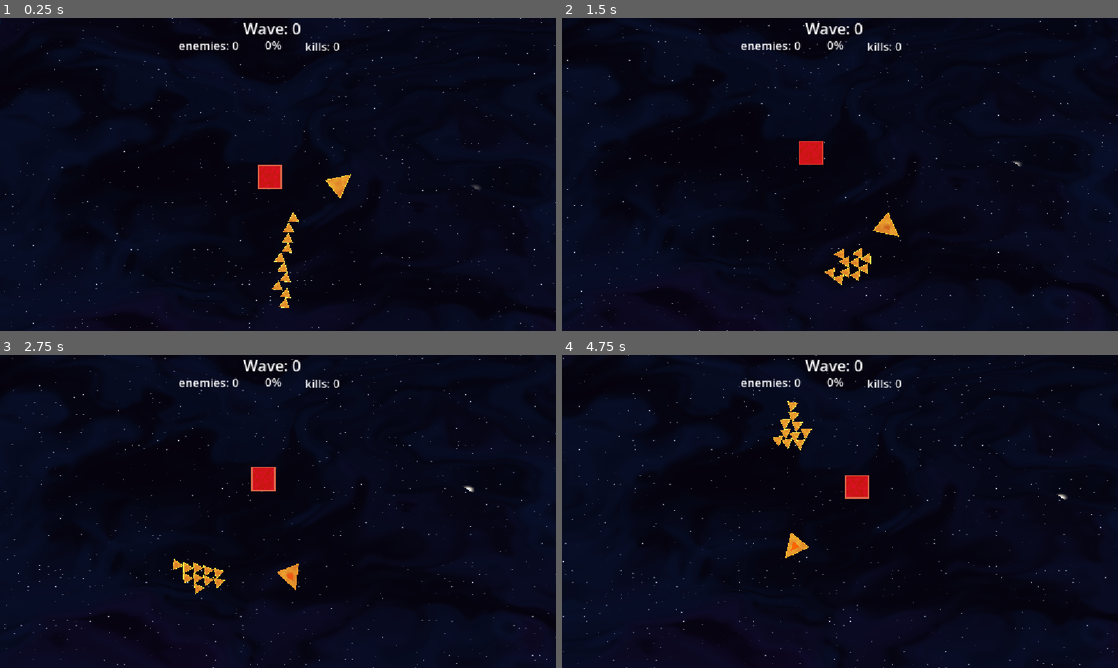
Above: before the commit, frames 1-4 (two rows, left to right).
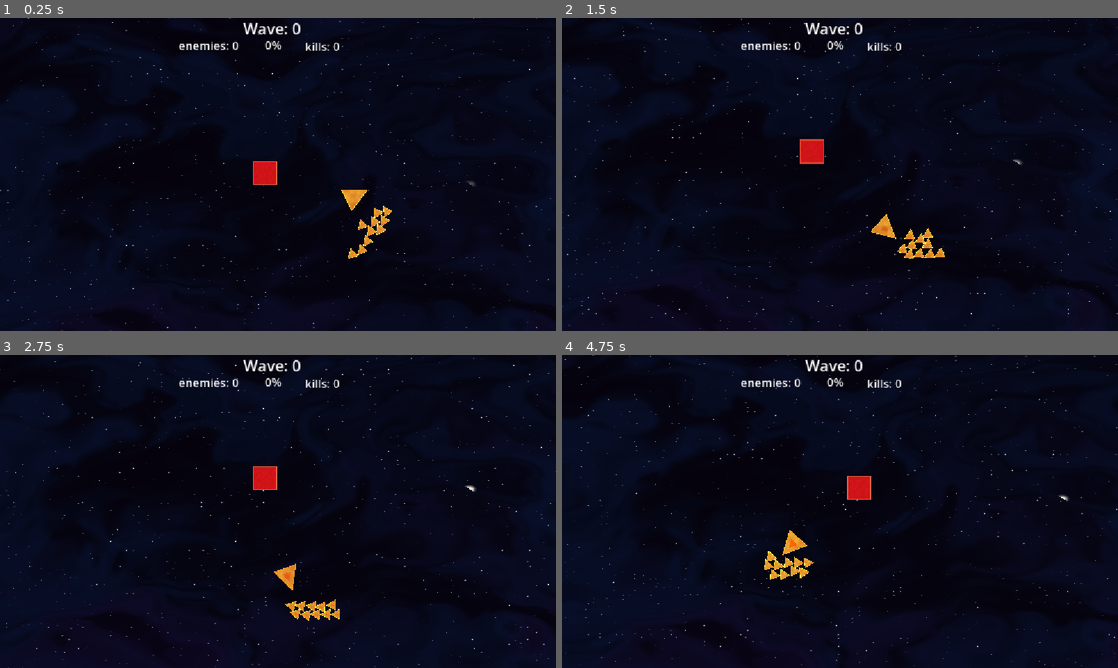
Above: after the commit, the same moments.

Repository: Eugene0-dev/SqRT
Game: Godot game, scene res://scenes/world.tscn
The game is run twice, just before and just after one commit, with the same random seed, the same clock (stepped at 60 frames per second) and the same inputs.
Inputs:
- Up to frame 1 (0.25 s): no input
- Up to frame 2 (1.5 s): no input
- Up to frame 3 (2.75 s): no input
- Up to frame 4 (4.75 s): no input

The runs differ from the first frame. In frame 1, 2.1% of the frame differs, in the area x 0-100%, y 0-100%; in frame 2, 1.7%; in frame 3, 1.8%; in frame 4, 1.8%.
Error in both runs: Invalid assignment of property or key 'circles_counter' with value of type 'int' on a base object of type 'Nil'. (res://scripts/world.gd:67)

Commit message:
triangle unit-class refactoring

Diff:
--- a/scenes/triangle.tscn
+++ b/scenes/triangle.tscn
@@ -1,7 +1,7 @@
 [gd_scene format=3 uid="uid://cgbigau6i3llo"]
 
+[ext_resource type="Script" uid="uid://ccc51xsevv8gd" path="res://scripts/general_triangle.gd" id="1_8ul5g"]
 [ext_resource type="Shader" uid="uid://dwwh4bhm2nscf" path="res://shaders/outline.gdshader" id="1_h7xi0"]
-[ext_resource type="Script" uid="uid://ck2406whn0x2w" path="res://scripts/triangle.gd" id="1_u1wel"]
 [ext_resource type="Shader" uid="uid://luki7bk83tm4" path="res://shaders/fill.gdshader" id="2_u1wel"]
 [ext_resource type="PackedScene" uid="uid://hqidl1l7ynp1" path="res://scenes/laser.tscn" id="4_l0nj1"]
 [ext_resource type="Shader" uid="uid://bvoo2qhirppgn" path="res://shaders/charge.gdshader" id="5_8ul5g"]
@@ -40,7 +40,7 @@
 b = Vector2(0, -48)
 
 [node name="Triangle" type="CharacterBody2D" unique_id=1316564721]
-script = ExtResource("1_u1wel")
+script = ExtResource("1_8ul5g")
 
 [node name="Laser" parent="." unique_id=426381609 instance=ExtResource("4_l0nj1")]
 position = Vector2(0, -26)
@@ -76,7 +76,6 @@
 shape = SubResource("CircleShape2D_kbnl5")
 
 [node name="Damage_Area2D" type="Area2D" parent="." unique_id=1237243480]
-visible = false
 
 [node name="CollisionShape2D" type="CollisionShape2D" parent="Damage_Area2D" unique_id=2096547470]
 position = Vector2(0, -31)
--- /dev/null
+++ b/scripts/general_triangle.gd
@@ -0,0 +1,91 @@
+
+class_name GeneralTriangle
+extends Triangle
+
+@onready var laser: Laser = $Laser
+@onready var charge_indicator = $MeshInstance2D
+@onready var dash_field: Area2D = $Dash_Area2D
+
+var is_dashing: bool = false
+var dash_modifier: float = 2.5
+var is_charged: bool = false
+var charge_longing: float = 5.0
+var charge_timer: float = charge_longing
+var max_laser_distance: float = 500.0
+var laser_blast_speed: float = 2000.0
+var charge_material: ShaderMaterial
+var charge_progress: float:
+	get:
+		return 1.0 - charge_timer / charge_longing
+var basic_blast_damage: float = 100.0
+var blast_damage_modifier: float = 1.0
+
+func _ready() -> void:
+	sight_field = $SightField_Area2D
+	contact_field = $Damage_Area2D
+	super()
+	laser.max_distance = max_laser_distance
+	laser.blast_speed = laser_blast_speed
+
+	charge_material = charge_indicator.material as ShaderMaterial
+
+	dash_field.body_entered.connect(on_dash_body_entered)
+	dash_field.body_exited.connect(on_dash_body_exited)
+	laser.blast_colided.connect(on_blast_collided)
+
+func _physics_process(delta: float) -> void:
+	if enemies.is_empty():
+		super(delta)
+	else:
+		aim(delta)
+		var destination: Vector2 = get_firing_position()
+		if is_dashing:
+			velocity = global_position.direction_to(destination) * speed*dash_modifier
+		else:
+			velocity = global_position.direction_to(destination) * speed
+
+	if not is_charged: charge(delta)
+	elif is_instance_valid(target) and is_target_aimed: fire()
+
+	charge_material.set_shader_parameter("charge", charge_progress)
+	move_and_slide()
+
+func on_blast_collided(damage_takers: Array[Shape]) -> void:
+	for taker in damage_takers:
+		if is_instance_valid(taker) and taker is Circle:
+			deal_damage(taker)
+
+func on_dash_body_entered(body: Node2D) -> void:
+	if body is Circle:
+		is_dashing = true
+
+func on_dash_body_exited(body: Node2D) -> void:
+	is_dashing = false
+
+func deal_damage(target: Shape, damage_type: String = "blast") -> void:
+	match damage_type:
+		"blast": target.take_damage(basic_blast_damage*blast_damage_modifier)
+		_: super(target, damage_type)
+
+func fire() -> void:
+	if not is_charged: return
+	laser.fire()
+	is_charged = false
+	charge_timer += charge_longing
+
+func charge(delta: float) -> void:
+	if is_charged: return
+	charge_timer -= delta
+	if charge_timer <= 0:
+		is_charged = true
+
+func get_firing_position() -> Vector2:
+	if not is_instance_valid(square) or not is_instance_valid(target):
+		return global_position
+
+	if is_charged:
+		return square.global_position.lerp(
+			target.global_position, 0.5
+		)
+
+	return target.global_position
--- a/scripts/strike.gd
+++ b/scripts/strike.gd
@@ -1,95 +1,29 @@
 class_name Strike
-extends Shape
-
-@onready var sight_field: Area2D = $Sight_Area2D
-@onready var damage_field: Area2D = $Damage_Area2D
-
-var square: Square
-var rotation_speed: float = 5.0
-var orbit_radius: float = 270.0
-var angle: float = 0
-var target: Shape
-var enemies: Array[Shape] = []
+extends Triangle
 
 func _ready() -> void:
-	sight_field.body_entered.connect(on_sight_body_entered)
-	sight_field.body_exited.connect(on_sight_body_exited)
-	damage_field.body_entered.connect(on_damage_body_entered)
-
-func on_sight_body_entered(body: Node2D) -> void:
-	if body is Circle:
-		enemies.append(body)
-
-func on_sight_body_exited(body: Node2D) -> void:
-	if body is Circle:
-		enemies.erase(body)
-
-func setup(args: Dictionary) -> void:
-	super(args)
-	if args.has("square"): square = args["square"]
-	if args.has("speed"): speed = args["speed"]
+	orbit_radius = 270
+	contact_field = $Damage_Area2D
+	sight_field = $Sight_Area2D
+	super()
 
 func _physics_process(delta: float) -> void:
 	if enemies.is_empty():
-		idle(delta)
+		super(delta)
 	else:
 		aim(delta)
 		var destiny = get_target_position()
-		move_to(destiny)
+		var direction = global_position.direction_to(destiny)
+		velocity = direction * speed
 	move_and_slide()
 
-func aim(delta) -> void:
-	target = null
-	var min_distance: float = INF
-
-	for enemy in enemies:
-		if not is_instance_valid(enemy):
-			continue
-
-		var distance := global_position.distance_to(enemy.global_position)
-		if distance < min_distance:
-			min_distance = distance
-			target = enemy
-
-	if is_instance_valid(target):
-		spin(target.global_position, delta)
-
-func deal_damage(target: Shape) -> void:
+func deal_damage(target: Shape, damage_type: String = "contact") -> void:
 	var target_hp: float = target.health
 	var dmg: float = minf(target_hp,health)
 	target.take_damage(dmg)
 	take_damage(dmg)
 
-func on_damage_body_entered(body:Node2D) -> void:
-	if body is Circle: deal_damage(body)
-
 func get_target_position() -> Vector2:
 	if not is_instance_valid(target):
 		return global_position
 	return target.global_position
-
-func move_to(destiny:Vector2) -> void:
-	var direction = global_position.direction_to(destiny)
-	velocity = direction * speed
-
-func spin(destiny: Vector2, delta, back: bool = false) -> Vector2:
-	var direction: Vector2 = global_position.direction_to(destiny)
-	var offset := -PI / 2 if back else PI / 2
-	var target_rotation := direction.angle() + offset
-
-	rotation = lerp_angle(
-		rotation,
-		target_rotation,
-		rotation_speed * delta
-	)
-	return direction
-
-func idle(delta: float) -> void:
-	angle += delta
-	var destination := square.global_position + Vector2(
-		cos(angle),
-		sin(angle)
-	) * orbit_radius
-
-	velocity = global_position.direction_to(destination) * speed
-	spin(square.global_position, delta, true)
--- a/scripts/triangle.gd
+++ b/scripts/triangle.gd
@@ -2,25 +2,9 @@
 class_name Triangle
 extends Shape
 
-@onready var laser: Laser = $Laser
-@onready var charge_indicator := $MeshInstance2D
-@onready var sight_field: Area2D = $SightField_Area2D
-@onready var contact_field: Area2D = $Damage_Area2D
-@onready var dash_field: Area2D = $Dash_Area2D
+var sight_field: Area2D
+var contact_field: Area2D
 
-var is_dashing: bool = false
-var dash_modifier: float = 2.5
-var is_charged: bool = false
-var charge_longing: float = 5.0
-var charge_timer: float = charge_longing
-var max_laser_distance: float = 500.0
-var laser_blast_speed: float = 2000.0
-var charge_material: ShaderMaterial
-var charge_progress: float:
-	get:
-		return 1.0 - charge_timer / charge_longing
-var basic_blast_damage: float = 100.0
-var blast_damage_modifier: float = 1.0
 var basic_contact_damage: float = 100.0
 var contact_damage_modifier: float = 1.0
 var rotation_speed: float = 5.0
@@ -35,45 +19,28 @@
 var is_target_aimed: bool = false
 
 func _ready() -> void:
-	laser.max_distance = max_laser_distance
-	laser.blast_speed = laser_blast_speed
-
-	charge_material = charge_indicator.material as ShaderMaterial
-
-	sight_field.body_entered.connect(on_body_entered)
-	sight_field.body_exited.connect(on_body_exited)
-	contact_field.body_entered.connect(on_contact_body_entered)
-	dash_field.body_entered.connect(on_dash_body_entered)
-	dash_field.body_exited.connect(on_dash_body_exited)
-	laser.blast_colided.connect(on_blast_collided)
-
-func on_blast_collided(damage_takers: Array[Shape]) -> void:
-	for taker in damage_takers:
-		if is_instance_valid(taker) and taker is Circle:
-			deal_damage(taker)
-
-func on_dash_body_entered(body: Node2D) -> void:
-	if body is Circle:
-		is_dashing = true
-
-func on_dash_body_exited(body: Node2D) -> void:
-	is_dashing = false
+	if is_instance_valid(sight_field):
+		sight_field.body_entered.connect(on_sight_body_entered)
+		sight_field.body_exited.connect(on_sight_body_exited)
+	if is_instance_valid(contact_field):
+		contact_field.body_entered.connect(on_contact_body_entered)
 
 func on_contact_body_entered(body: Node2D) -> void:
 	if body is Circle:
 		deal_damage(body, "contact")
 
-func on_body_entered(body: Node2D) -> void:
+func on_sight_body_entered(body: Node2D) -> void:
 	if body is Circle:
 		enemies.append(body)
 
-func on_body_exited(body: Node2D) -> void:
+func on_sight_body_exited(body: Node2D) -> void:
 	if body is Circle:
 		enemies.erase(body)
 
 func setup(args: Dictionary) -> void:
 	super(args)
 	if args.has("square"): square = args["square"]
+	if args.has("speed"): speed = args["speed"]
 
 func aim(delta) -> void:
 	target = null
@@ -96,53 +63,16 @@
 		))
 		is_target_aimed = angle_diff < deg_to_rad(5.0)
 
-func get_firing_position() -> Vector2:
-	if not is_instance_valid(square) or not is_instance_valid(target):
-		return global_position
-
-	if is_charged:
-		return square.global_position.lerp(
-			target.global_position, 0.5
-		)
-
-	return target.global_position
-
-func charge(delta: float) -> void:
-	if is_charged: return
-	charge_timer -= delta
-	if charge_timer <= 0:
-		is_charged = true
-
-func fire() -> void:
-	if not is_charged: return
-	laser.fire()
-	is_charged = false
-	charge_timer += charge_longing
-
-func deal_damage(target: Shape, damage_type: String = "blast") -> void:
+func deal_damage(target: Shape, damage_type: String = "contact") -> void:
 	match damage_type:
-		"blast": target.take_damage(basic_blast_damage*blast_damage_modifier)
 		"contact": target.take_damage(basic_contact_damage*contact_damage_modifier)
 
-func _process(delta: float) -> void:
+func _physics_process(delta: float) -> void:
+	if is_instance_valid(square):
+		idle(delta)
+	else:
+		alt_idle(delta)
 
-	if enemies.is_empty():
-		if is_instance_valid(square):
-			idle(delta)
-		else:
-			alt_idle(delta)
-	else:
-		aim(delta)
-		var destination: Vector2 = get_firing_position()
-		if is_dashing:
-			velocity = global_position.direction_to(destination) * speed*dash_modifier
-		else:
-			velocity = global_position.direction_to(destination) * speed
-
-	if not is_charged: charge(delta)
-	elif is_instance_valid(target) and is_target_aimed: fire()
-
-	charge_material.set_shader_parameter("charge", charge_progress)
 	move_and_slide()
 
 func spin(destiny: Vector2, delta, back: bool = false) -> Vector2:
Not shown: 1 places in scenes/strike.tscn that only renumber resources
